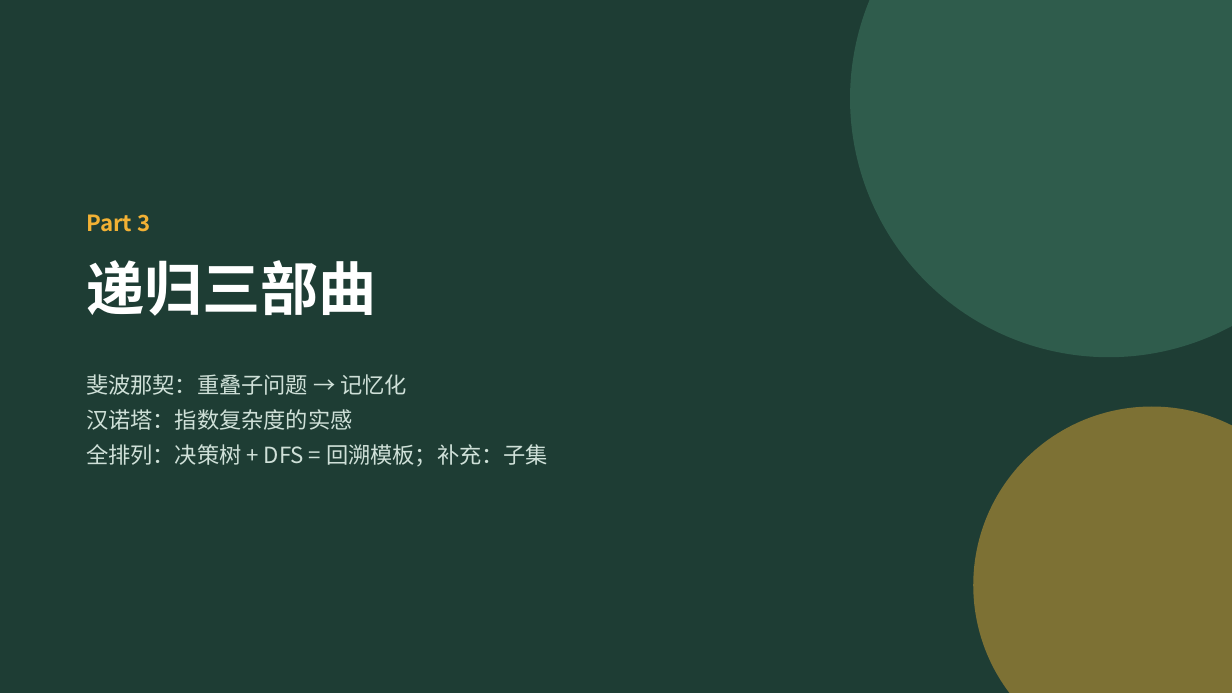
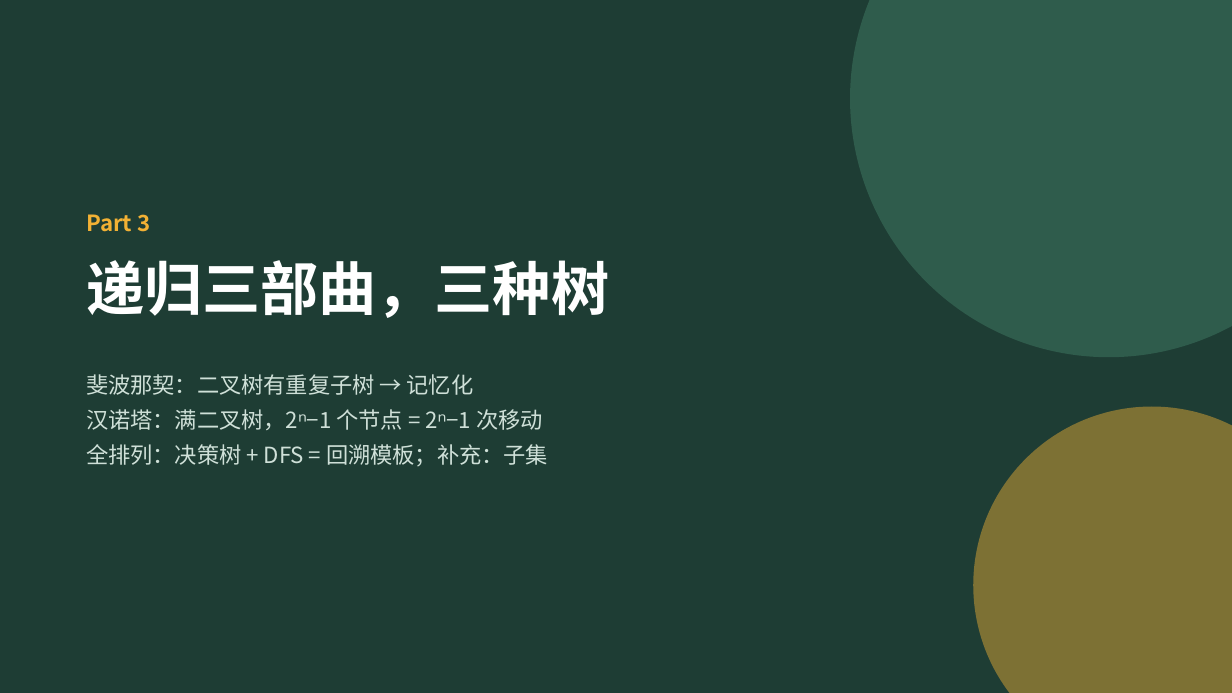
Before and after one commit to pangyouwei/2026fall-cs101, a slide deck: slide 22 of 课件/202610_ADS_W08_Recursion.pptx (slide 17 before the commit). Drawn at 1232x693 pixels with LibreOffice and Linux fonts; fonts in the diff are those of the drawing. Boxes give left, top, right and bottom in pixels: in the first picture for what was removed or moved away, otherwise in the second. Text is boxed around its words. In the diff, an @@ line names an element or a change of style, - is before the commit and + after.

```diff
--- a/课件/202610_ADS_W08_Recursion.pptx
+++ b/课件/202610_ADS_W08_Recursion.pptx
@@ text at <box>86,260,609,318</box>: text changed @@
-递归三部曲
+递归三部曲，三种树
@@ text at <box>86,374,543,430</box>: text changed @@
-斐波那契：重叠子问题 → 记忆化
-汉诺塔：指数复杂度的实感
+斐波那契：二叉树有重复子树 → 记忆化
+汉诺塔：满二叉树，2ⁿ−1 个节点 = 2ⁿ−1 次移动
```
Also in this commit, not shown: 35 other slides changed, 4 slides added, 12 other files.
